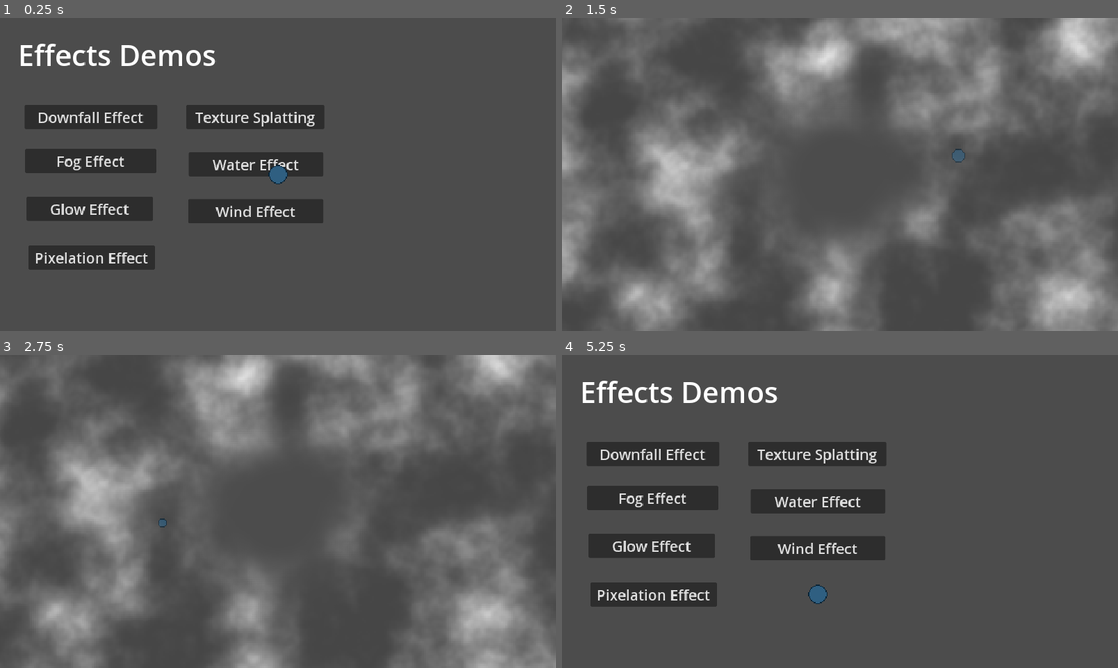
Above: before the commit, frames 1-4 (two rows, left to right).
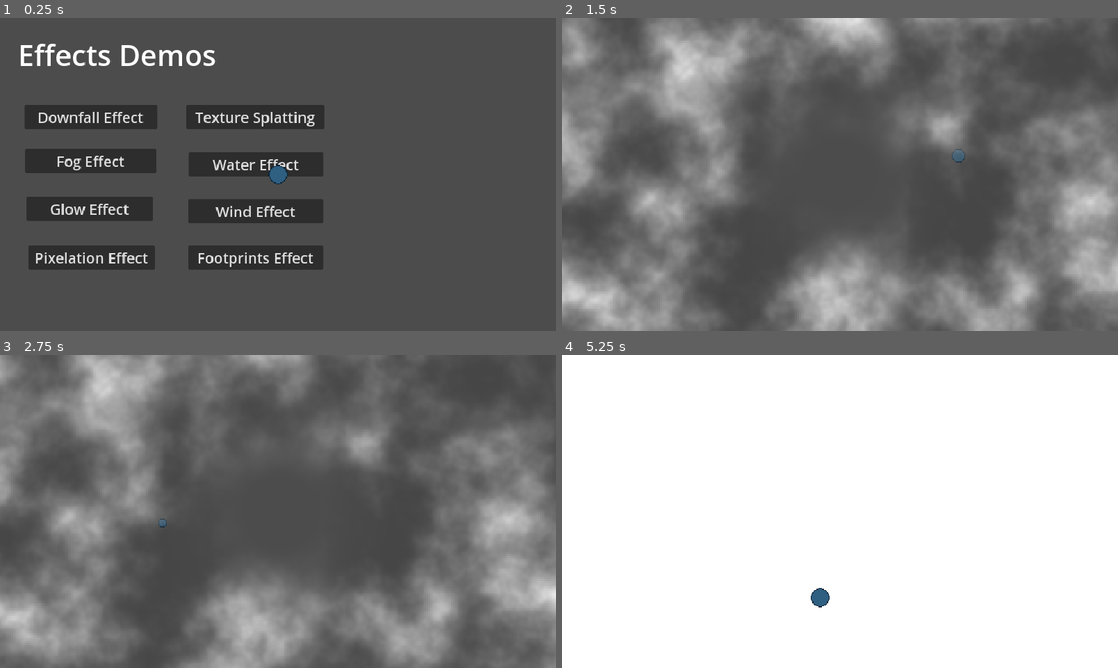
Above: after the commit, the same moments.

Repository: Cycrus/Godot-Special-Effects
Game: Godot game, scene res://effect_selection/effect_selection.tscn
The game is run twice, just before and just after one commit, with the same random seed, the same clock (stepped at 60 frames per second) and the same inputs.
Inputs (mouse positions are in pixels of both pictures, inside the frame that each line leads up to):
- Up to frame 1 (0.25 s): no input
- Up to frame 2 (1.5 s): click "Fog Effect" at 0.5 s; tap Enter at 1.25 s; move the mouse to (962, 158) at 1.27 s; click (962, 158) at 1.42 s
- Up to frame 3 (2.75 s): move the mouse to (166, 527) at 2.02 s; click (166, 527) at 2.17 s
- Up to frame 4 (5.25 s): move the mouse to (895, 442) at 2.77 s; click (895, 442) at 2.92 s; move the mouse to (812, 574) at 3.52 s; click (812, 574) at 3.67 s; move the mouse to (1006, 558) at 4.27 s; click (1006, 558) at 4.42 s; tap Escape at 4.9 s; click (817, 596) at 5 s, where only the run after the commit has a clickable "Footprints Effect"

The runs differ from the first frame. In frame 1, 1.8% of the frame differs, in the area x 33-59%, y 72-81%; in frame 2, 50%; in frame 3, 48%; in frame 4, 99%, in the area x 0-100%, y 0-100%.

Commit message:
feat: Implemented simple footprint effect system.

Diff:
--- a/effect_selection/effect_selection.gd
+++ b/effect_selection/effect_selection.gd
@@ -26,3 +26,7 @@
 
 func _on_wind_pressed() -> void:
 	get_tree().change_scene_to_file("res://wind_effect/wind_scene.tscn")
+
+
+func _on_footprints_pressed() -> void:
+	get_tree().change_scene_to_file("res://footsteps_effect/footsteps_scene.tscn")
--- a/effect_selection/effect_selection.tscn
+++ b/effect_selection/effect_selection.tscn
@@ -75,6 +75,14 @@
 theme_override_font_sizes/font_size = 30
 text = "Wind Effect"
 
+[node name="Footprints" type="Button" parent="CanvasLayer"]
+offset_left = 390.0
+offset_top = 471.0
+offset_right = 670.0
+offset_bottom = 521.0
+theme_override_font_sizes/font_size = 30
+text = "Footprints Effect"
+
 [node name="Player" parent="CanvasLayer" instance=ExtResource("2_7ru2u")]
 
 [connection signal="pressed" from="CanvasLayer/Downfall" to="." method="_on_downfall_pressed"]
@@ -84,3 +92,4 @@
 [connection signal="pressed" from="CanvasLayer/Texture Splatting" to="." method="_on_texture_splatting_pressed"]
 [connection signal="pressed" from="CanvasLayer/Water" to="." method="_on_water_pressed"]
 [connection signal="pressed" from="CanvasLayer/Wind" to="." method="_on_wind_pressed"]
+[connection signal="pressed" from="CanvasLayer/Footprints" to="." method="_on_footprints_pressed"]
--- a/effect_selection/global_resources/player.tscn
+++ b/effect_selection/global_resources/player.tscn
@@ -1,6 +1,6 @@
 [gd_scene load_steps=7 format=3 uid="uid://b72whg3ckcjsc"]
 
-[ext_resource type="Script" path="res://wind_effect/example_resources/player_behavior.gd" id="1_oxj2w"]
+[ext_resource type="Script" path="res://effect_selection/global_resources/player_behavior.gd" id="1_oxj2w"]
 [ext_resource type="Texture2D" uid="uid://dwam7c3y7tqf6" path="res://effect_selection/global_resources/player.png" id="2_bf0y5"]
 
 [sub_resource type="RectangleShape2D" id="RectangleShape2D_35xmi"]
--- a/wind_effect/example_resources/player_behavior.gd
+++ b/effect_selection/global_resources/player_behavior.gd
@@ -27,13 +27,11 @@
 						node.rescan_mirrored_objects()
 				print("Toggled mirrored")
 				print("Toggled plant mover")
-				print("")
 		if event.button_index == MOUSE_BUTTON_RIGHT:
 			if event.pressed:
 				var mirror_y_offset = $Body.get_meta("mirror_y_offset")
 				mirror_y_offset += 10
 				if mirror_y_offset > 50:
-					mirror_y_offset = 0
+					mirror_y_offset = -20
 				$Body.set_meta("mirror_y_offset", mirror_y_offset)
 				print("Increased mirror_y_offset")
-				print("")
--- a/fog_effect/fog_scene.tscn
+++ b/fog_effect/fog_scene.tscn
@@ -1,17 +1,16 @@
-[gd_scene load_steps=8 format=3 uid="uid://bwv8g75gd1617"]
+[gd_scene load_steps=7 format=3 uid="uid://bwv8g75gd1617"]
 
 [ext_resource type="Shader" path="res://fog_effect/fog_shader/fog_shader.gdshader" id="2_4x2eq"]
 [ext_resource type="PackedScene" uid="uid://b72whg3ckcjsc" path="res://effect_selection/global_resources/player.tscn" id="2_75ufk"]
+[ext_resource type="PackedScene" uid="uid://dukj5s0w4u7hk" path="res://fog_effect/fog_shader/fog.tscn" id="3_5n824"]
 
-[sub_resource type="FastNoiseLite" id="FastNoiseLite_t8qde"]
+[sub_resource type="FastNoiseLite" id="FastNoiseLite_3nrdh"]
 
-[sub_resource type="NoiseTexture2D" id="NoiseTexture2D_4pq7r"]
-width = 500
-height = 500
+[sub_resource type="NoiseTexture2D" id="NoiseTexture2D_a8yc6"]
 seamless = true
-noise = SubResource("FastNoiseLite_t8qde")
+noise = SubResource("FastNoiseLite_3nrdh")
 
-[sub_resource type="ShaderMaterial" id="ShaderMaterial_3mhin"]
+[sub_resource type="ShaderMaterial" id="ShaderMaterial_ow8fn"]
 shader = ExtResource("2_4x2eq")
 shader_parameter/fog_color = Color(1, 1, 1, 1)
 shader_parameter/fog_density = 1.8
@@ -21,12 +20,7 @@
 shader_parameter/clear_radius = 0.5
 shader_parameter/clear_softness = 0.3
 shader_parameter/pixel_number = 400.0
-shader_parameter/noise = SubResource("NoiseTexture2D_4pq7r")
-
-[sub_resource type="Gradient" id="Gradient_u2pru"]
-
-[sub_resource type="GradientTexture2D" id="GradientTexture2D_1mybh"]
-gradient = SubResource("Gradient_u2pru")
+shader_parameter/noise = SubResource("NoiseTexture2D_a8yc6")
 
 [node name="FogScene" type="Node2D"]
 
@@ -35,8 +29,7 @@
 
 [node name="Player" parent="." instance=ExtResource("2_75ufk")]
 
-[node name="Fog" type="Sprite2D" parent="."]
-material = SubResource("ShaderMaterial_3mhin")
-position = Vector2(590.5, 327)
+[node name="Fog2" parent="." instance=ExtResource("3_5n824")]
+position = Vector2(647, 139)
 scale = Vector2(25, 25)
-texture = SubResource("GradientTexture2D_1mybh")
+shader_material = SubResource("ShaderMaterial_ow8fn")
--- /dev/null
+++ b/fog_effect/fog_shader/fog.gd
@@ -0,0 +1,22 @@
+@tool
+extends Node
+
+
+@export var shader_material: ShaderMaterial:
+	set(value):
+		shader_material = value
+		set_shader_material(shader_material)
+
+
+# Called when the node enters the scene tree for the first time.
+func _ready() -> void:
+	pass # Replace with function body.
+
+
+# Called every frame. 'delta' is the elapsed time since the previous frame.
+func _process(delta: float) -> void:
+	pass
+
+
+func set_shader_material(shader_material: ShaderMaterial) -> void:
+	$Sprite2D.material = shader_material
--- /dev/null
+++ b/fog_effect/fog_shader/fog.tscn
@@ -0,0 +1,15 @@
+[gd_scene load_steps=4 format=3 uid="uid://dukj5s0w4u7hk"]
+
+[ext_resource type="Script" path="res://fog_effect/fog_shader/fog.gd" id="1_qcsw3"]
+
+[sub_resource type="Gradient" id="Gradient_hwf2p"]
+colors = PackedColorArray(0.74558, 0.74558, 0.74558, 1, 0.745098, 0.745098, 0.745098, 1)
+
+[sub_resource type="GradientTexture2D" id="GradientTexture2D_a0qkl"]
+gradient = SubResource("Gradient_hwf2p")
+
+[node name="Fog" type="Node2D"]
+script = ExtResource("1_qcsw3")
+
+[node name="Sprite2D" type="Sprite2D" parent="."]
+texture = SubResource("GradientTexture2D_a0qkl")
--- /dev/null
+++ b/footsteps_effect/example_resources/toggle_footprints.gd
@@ -0,0 +1,10 @@
+extends Node
+
+
+func _input(event: InputEvent) -> void:
+	if event is InputEventMouseButton:
+		if event.button_index == MOUSE_BUTTON_RIGHT:
+			if event.pressed:
+				var spawn_footprints = $Player/FootstepController.spawn_footprints
+				$Player/FootstepController.spawn_footprints = not spawn_footprints
+				print("Toggled Footprints")
--- /dev/null
+++ b/footsteps_effect/footstep_controller/footstep_controller.gd
@@ -0,0 +1,112 @@
+extends Node2D
+
+
+## While true, the controller spawns footprints while moving around.
+@export var spawn_footprints: bool = true
+## The texture of the footprints to spawn.
+@export var footstep_texture: Texture2D
+## The delay in seconds between every two footprints.
+@export var footstep_delay: float = 0.4
+## The distance offset between two footsteps in pixels.
+@export var footstep_offset_horizontal: float = 20.0
+## The of the footprints relative to the motion vector.
+@export_range(-90.0, 90.0) var footstep_angle: float = 20.0
+## The maximum lifetime of each footprint until it starts fading away. If 0, they always stay.
+@export var footstep_max_lifetime: float = 1.0
+## The amount how much the footprints fade away each second after their lifetime was reached.
+@export_range(0.0, 1.0) var footstep_fading_factor: float = 0.5
+
+
+class Footstep:
+	var sprite: Sprite2D = null
+	var lifetime: float = 0.0
+
+
+var parent_position_tracker: Array[Vector2] = []
+var footstep_list: Array[Footstep] = []
+var footstep_timer: float = 0.0
+var curr_foot: int = 0
+var no_movement_counter: int = 0
+var no_movement_threshold: int = 20
+var footprint_rotation: float = 0.0
+
+
+# Called when the node enters the scene tree for the first time.
+func _ready() -> void:
+	parent_position_tracker.append(global_position)
+	parent_position_tracker.append(global_position)
+
+
+# Called every frame. 'delta' is the elapsed time since the previous frame.
+func _process(delta: float) -> void:
+	_push_new_position(global_position)
+	_compute_footprint_rotation()
+
+	_fade_footsteps(delta)
+
+	if not _parent_has_moved():
+		footstep_timer = 0.0
+		return
+
+	if _new_footstep_ready():
+		_spawn_footstep()
+		footstep_timer = 0.0
+
+	footstep_timer += delta
+
+
+func _compute_footprint_rotation() -> void:
+	if parent_position_tracker[0] != parent_position_tracker[1]:
+		footprint_rotation = parent_position_tracker[0].angle_to_point(parent_position_tracker[1]) - PI / 2
+
+
+func _fade_footsteps(delta: float) -> void:
+	if footstep_max_lifetime == 0:
+		return
+
+	for footstep_idx in range(footstep_list.size() - 1, -1, -1):
+		var footstep = footstep_list[footstep_idx]
+		footstep.lifetime += delta
+		if footstep.lifetime >= footstep_max_lifetime:
+			footstep.sprite.modulate.a -= footstep_fading_factor * delta
+		if footstep.sprite.modulate.a <= 0.0:
+			footstep.sprite.queue_free()
+			footstep_list.remove_at(footstep_idx)
+
+
+func _new_footstep_ready() -> bool:
+	return spawn_footprints and footstep_timer >= footstep_delay
+
+
+func _spawn_footstep() -> void:
+	var new_footstep: Sprite2D = Sprite2D.new()
+	new_footstep.texture = footstep_texture
+	new_footstep.global_position = parent_position_tracker[1]
+	new_footstep.global_rotation = footprint_rotation
+	if curr_foot % 2 == 0:
+		new_footstep.translate(Vector2(footstep_offset_horizontal / 2, 0.0))
+		new_footstep.rotate(deg_to_rad(footstep_angle))
+	else:
+		new_footstep.translate(Vector2(-footstep_offset_horizontal / 2, 0.0))
+		new_footstep.rotate(deg_to_rad(-footstep_angle))
+	new_footstep.z_index = z_index - 1
+	var new_footstep_container: Footstep = Footstep.new()
+	new_footstep_container.sprite = new_footstep
+	$FootstepContainer.add_child(new_footstep)
+	footstep_list.append(new_footstep_container)
+	curr_foot += 1
+
+
+func _push_new_position(new_position: Vector2) -> void:
+	parent_position_tracker[1] = parent_position_tracker[0]
+	parent_position_tracker[0] = new_position
+
+
+func _parent_has_moved() -> bool:
+	var movement_detected: bool = parent_position_tracker[0] != parent_position_tracker[1]
+	if movement_detected:
+		no_movement_counter = 0
+	else:
+		no_movement_counter += 1
+	var body_stands_still: bool = no_movement_counter >= no_movement_threshold
+	return not body_stands_still
--- /dev/null
+++ b/footsteps_effect/footstep_controller/footstep_controller.tscn
@@ -0,0 +1,8 @@
+[gd_scene load_steps=2 format=3 uid="uid://bsb01umr6etb1"]
+
+[ext_resource type="Script" path="res://footsteps_effect/footstep_controller/footstep_controller.gd" id="1_l06lc"]
+
+[node name="FootstepController" type="Node2D"]
+script = ExtResource("1_l06lc")
+
+[node name="FootstepContainer" type="Node" parent="."]
--- /dev/null
+++ b/footsteps_effect/footsteps_scene.tscn
@@ -0,0 +1,29 @@
+[gd_scene load_steps=7 format=3 uid="uid://biprwodil15um"]
+
+[ext_resource type="Script" path="res://footsteps_effect/example_resources/toggle_footprints.gd" id="1_pp8kn"]
+[ext_resource type="PackedScene" uid="uid://b72whg3ckcjsc" path="res://effect_selection/global_resources/player.tscn" id="1_v6hbw"]
+[ext_resource type="PackedScene" uid="uid://bsb01umr6etb1" path="res://footsteps_effect/footstep_controller/footstep_controller.tscn" id="2_6jwon"]
+[ext_resource type="Texture2D" uid="uid://uiw4fyr854cv" path="res://footsteps_effect/example_resources/footprint.png" id="3_mj1t6"]
+
+[sub_resource type="Gradient" id="Gradient_50pnd"]
+colors = PackedColorArray(1, 1, 1, 1, 1, 1, 1, 1)
+
+[sub_resource type="GradientTexture2D" id="GradientTexture2D_igank"]
+gradient = SubResource("Gradient_50pnd")
+
+[node name="FootstepsScene" type="Node2D"]
+script = ExtResource("1_pp8kn")
+
+[node name="Snowfield" type="Sprite2D" parent="."]
+z_index = -5
+position = Vector2(578, 325)
+scale = Vector2(20, 12)
+texture = SubResource("GradientTexture2D_igank")
+
+[node name="Player" parent="." instance=ExtResource("1_v6hbw")]
+
+[node name="FootstepController" parent="Player" instance=ExtResource("2_6jwon")]
+footstep_texture = ExtResource("3_mj1t6")
+
+[node name="Camera2D" type="Camera2D" parent="."]
+position = Vector2(571, 317)
Binary file added: footsteps_effect/example_resources/footprint.png
Not shown, added: footsteps_effect/example_resources/footprint.png.import
